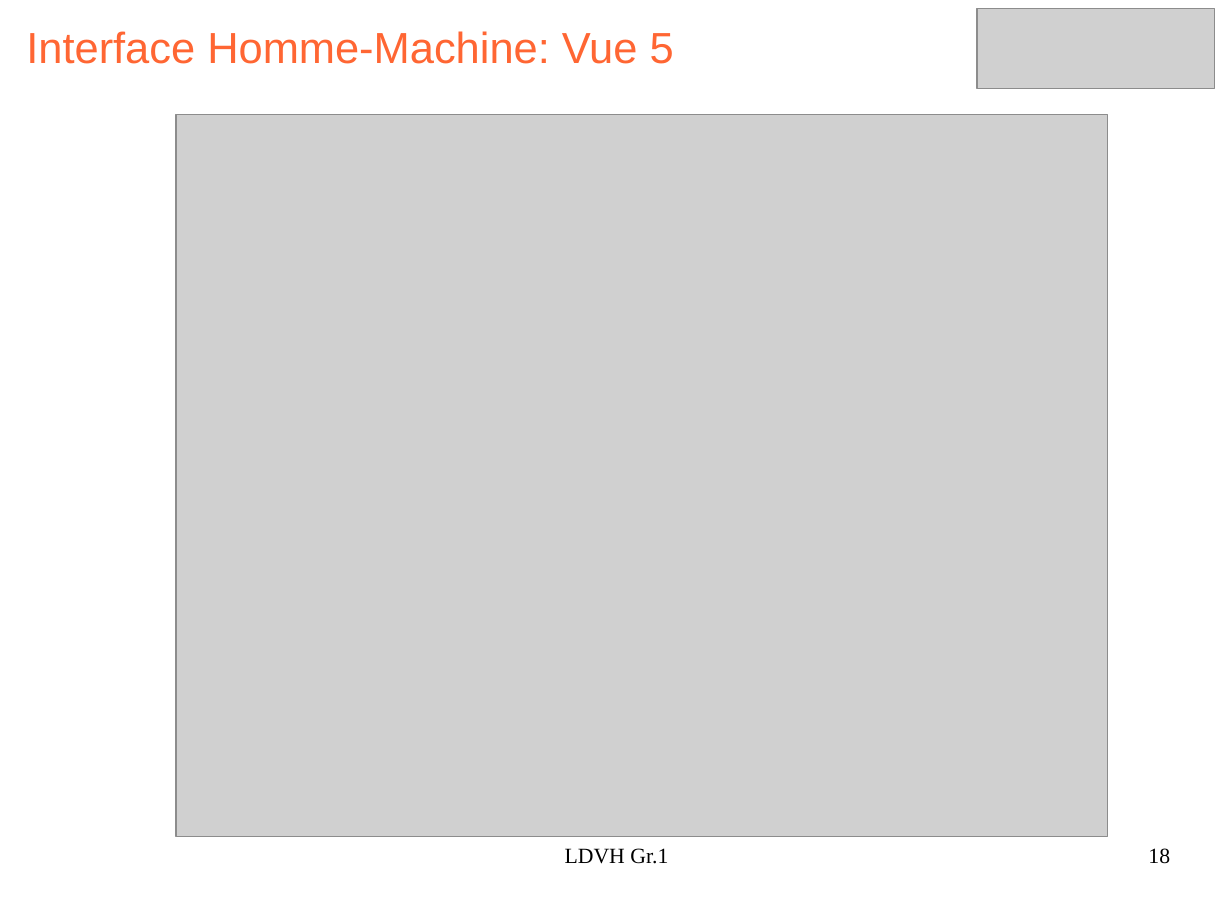
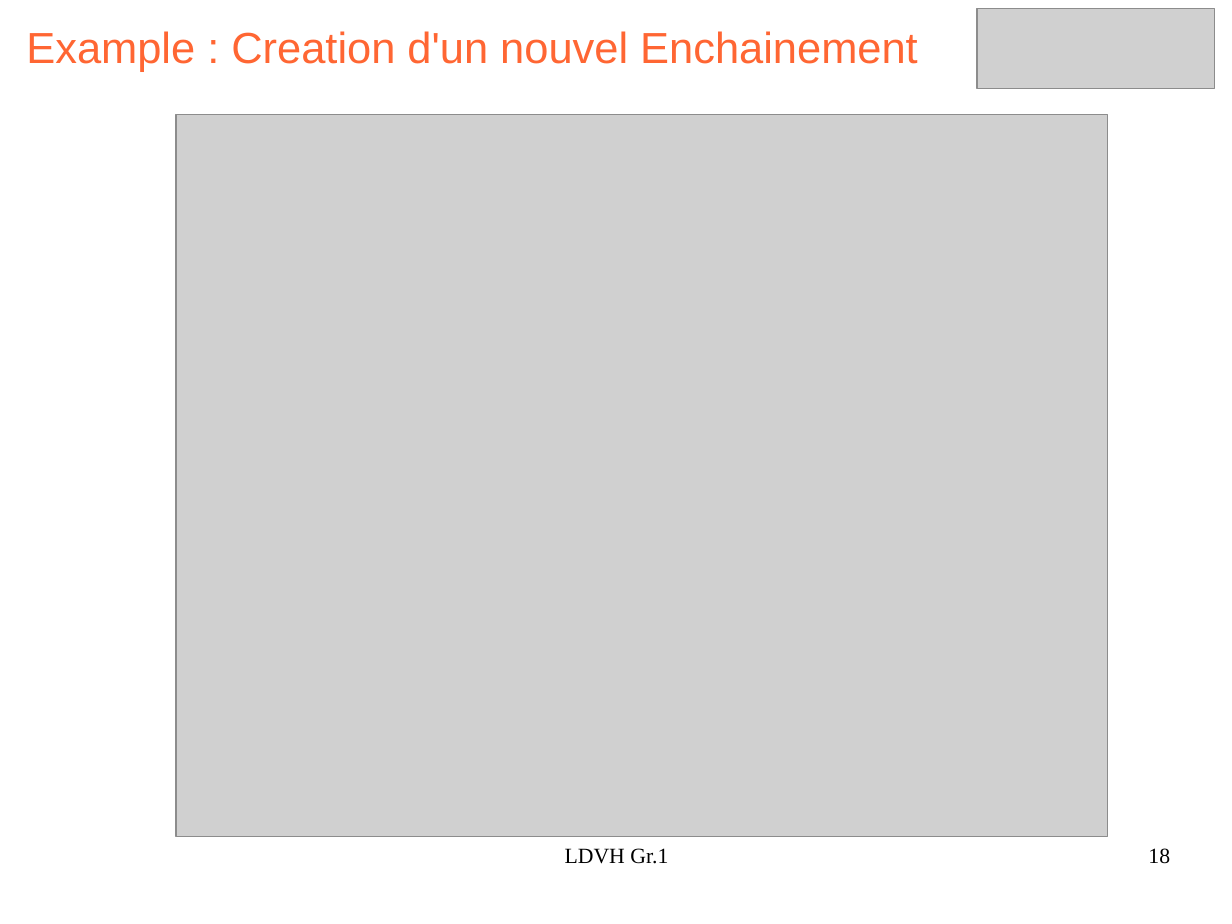
Before and after one commit to PanDav2/SBCD_IL, a slide deck: slide 18 of presentation/2015-2016.odp. Drawn at 1232x924 pixels with LibreOffice and Linux fonts; fonts in the diff are those of the drawing; grey boxes stand for pictures. Boxes give left, top, right and bottom in pixels: in the first picture for what was removed or moved away, otherwise in the second. Text is boxed around its words. In the diff, an @@ line names an element or a change of style, - is before the commit and + after.

```diff
--- a/presentation/2015-2016.odp
+++ b/presentation/2015-2016.odp
@@ title at (x1=26, y1=31, x2=918, y2=72): text changed @@
-Interface Homme-Machine: Vue 5
+Example : Creation d'un nouvel Enchainement
```
Also in this commit, not shown: 1 other slide changed, 1 other file.
